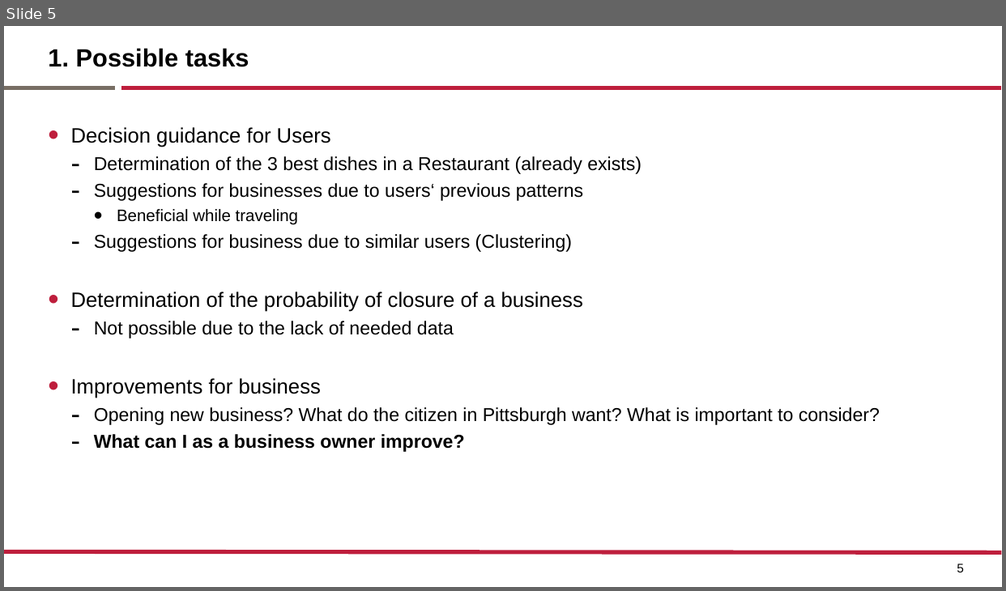
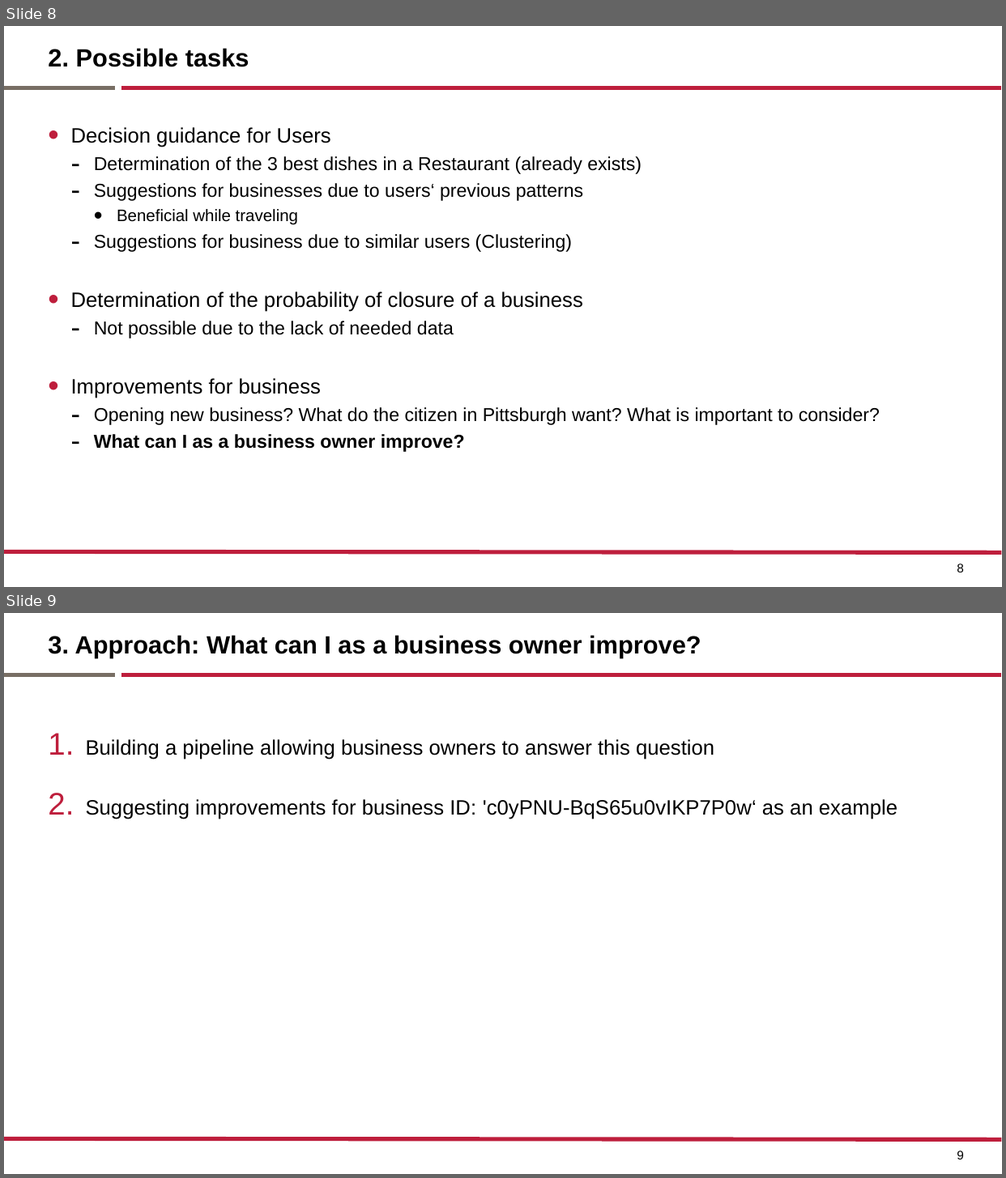
Before and after one commit to elviraPupka-Lipinski/Yelp_Analyzer, a slide deck: Presentation.pptx. Shown one above the other, each under a label of ours: slide 5 before the commit, slides 8 and 9 after it. The pictures are 1006x591 and 1006x1178 pixels, drawn with LibreOffice and Linux fonts; fonts in the diff are those of the drawing. Boxes give left, top, right and bottom in pixels: in the first picture for what was removed or moved away, otherwise in the second. Text is boxed around its words. In the diff, an @@ line names an element or a change of style, - is before the commit and + after.

```diff
--- a/Presentation.pptx
+++ b/Presentation.pptx
@@ slide 9 added at <box>4,613,1002,1174</box>, background #FFFFFF; not listed: 3 template elements that a slide beside it also shows @@
@@ title added at <box>48,635,701,658</box>, 24 pt, text #000000, bold @@
+3. Approach: What can I as a business owner improve?
@@ text added at <box>86,739,897,820</box>, 20 pt, text #000000 @@
+1. Building a pipeline allowing business owners to answer this question
+2. Suggesting improvements for business ID: 'c0yPNU-BqS65u0vIKP7P0w‘ as an example
@@ page number added at <box>957,1151,964,1160</box>, 12 pt, text #000000 @@
+9
@@ what was slide 5 is now slide 8 @@
@@ slide 8 changed as well @@
@@ title at <box>48,48,249,67</box>: text changed @@
-1. Possible tasks
+2. Possible tasks
@@ page number at <box>957,564,964,573</box>: text changed @@
-5
+8
```
Also in this commit, not shown: 7 other slides changed, 29 other slides added, 4 slides removed, 4 other files.
